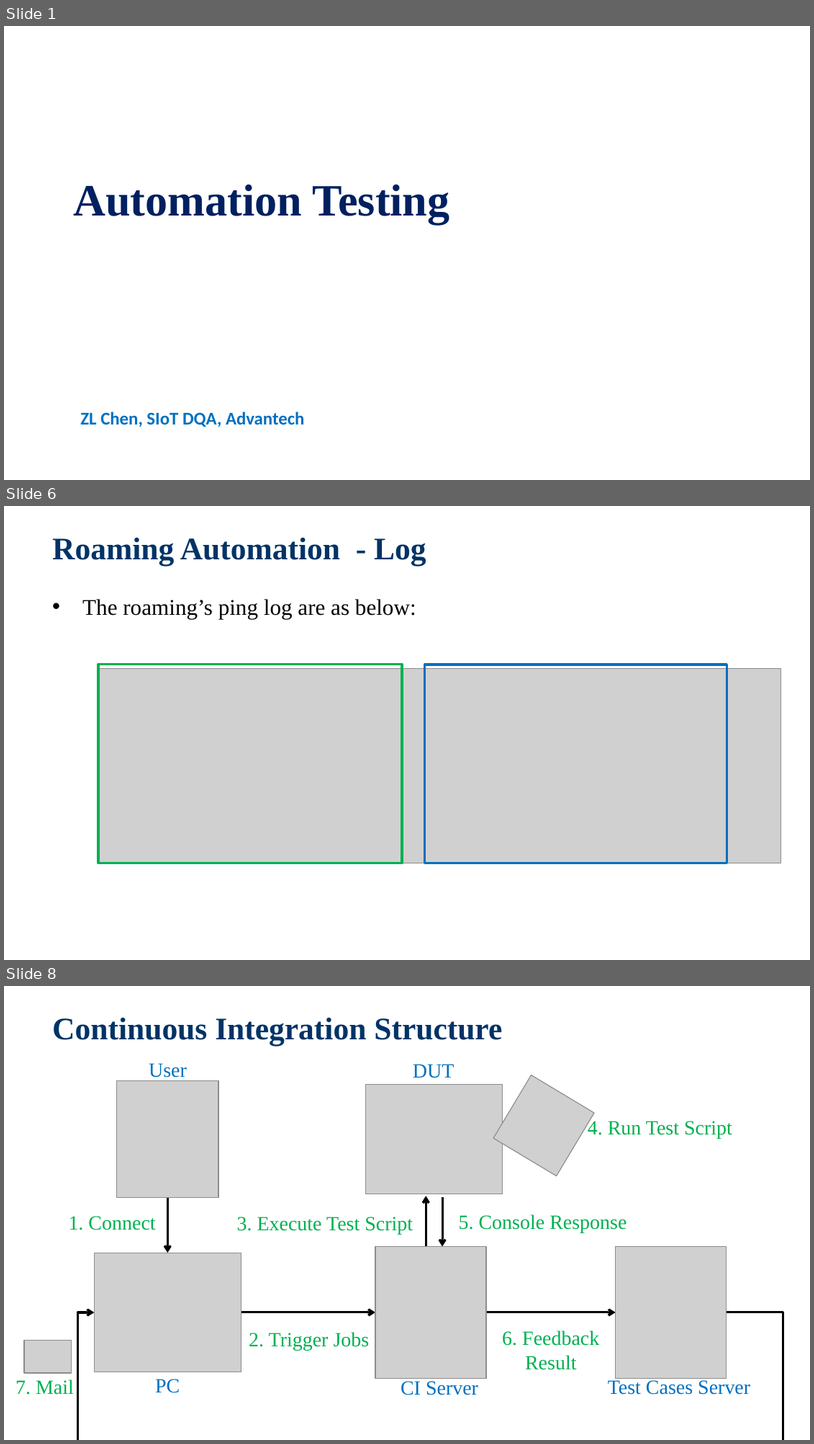
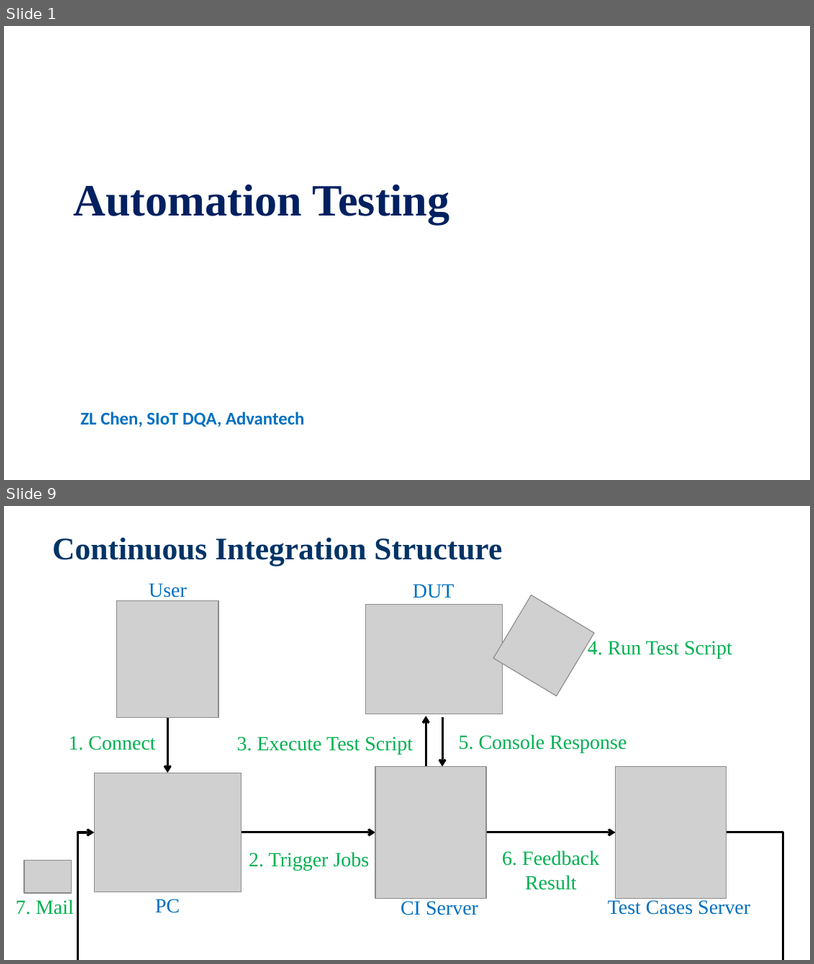
Before and after one commit to jackiejay888/automation, a slide deck: kpi/Automation Testing_Demo/Automation Testing_20200316.pptx. Shown one above the other, each under a label of ours: slides 1, 6 and 8 before the commit, slides 1 and 9 after it; the slides between them are not shown. The pictures are 814x1444 and 814x964 pixels, drawn with LibreOffice and Linux fonts; fonts in the diff are those of the drawing; grey boxes stand for pictures; background and template pictures are left out. Boxes give left, top, right and bottom in pixels: in the first picture for what was removed or moved away, otherwise in the second. Text is boxed around its words. In the diff, an @@ line names an element or a change of style, - is before the commit and + after.

```diff
--- a/kpi/Automation Testing_Demo/Automation Testing_20200316.pptx
+++ b/kpi/Automation Testing_Demo/Automation Testing_20200316.pptx
@@ slide 6 removed at <box>4,506,810,960</box>, background picture (left out) @@
@@ title removed at <box>52,537,427,566</box> @@
-Roaming Automation - Log
@@ text removed at <box>82,599,417,619</box> @@
-• The roaming’s ping log are as below:
@@ picture removed at <box>98,668,426,862</box> @@
@@ rectangle removed at <box>98,664,402,862</box> @@
@@ picture removed at <box>425,668,782,862</box> @@
@@ rectangle removed at <box>425,664,728,862</box> @@
@@ what was slide 8 is now slide 9 @@
```
Also in this commit, not shown: 4 slides changed, 3 slides added, 1 other slide removed.
